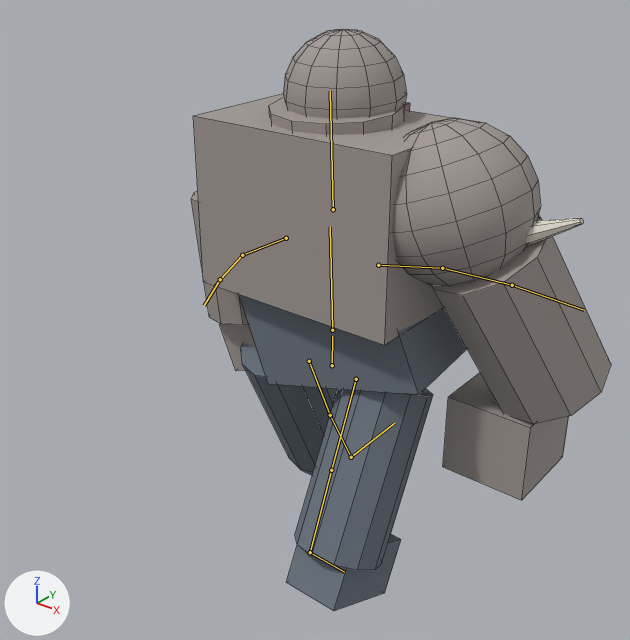
What one commit did to the FBX model Assets/Models/Characters/Zombie_Brute.fbx.
The view is the same before and after, from a 50 mm camera at (1.88, -2.46, 2.56) aimed at (0.08, -0.22, 1.17). The lights are fixed; the arrows at lower left show +X, +Y and +Z. The older version comes first. Both versions are drawn at frame 11 of the action 'Zombie_Brute_Rig|Idle'; the numbers are the values there. The bones that bend it are drawn over the model as lines. Mesh edges are drawn as thin lines.

The first picture shows 'Zombie_Brute'.
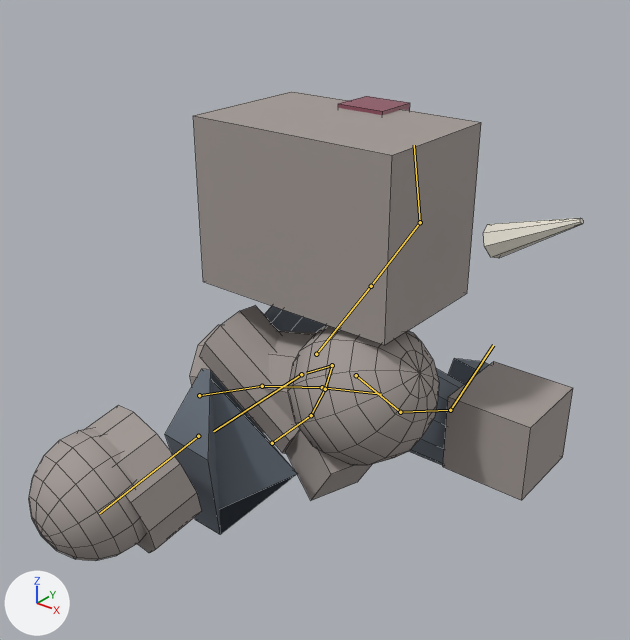
What the commit changed:
Bone 'Hips' (bone_hips) turns from (0, 0, 0) to (84, -11, 0) degrees about its own x, y and z.
Bone 'Spine' (bone_spine) turns from (3, 0, 0) to (16, 0, -2) degrees about its own x, y and z.
Bone 'Head' (bone_head) turns from (0, 0, 0) to (7, 0, 0) degrees about its own x, y and z.
Bone 'LeftUpperArm' (bone_leftupperarm) turns from (-20, 0, 0) to (-100, 0, -40) degrees about its own x, y and z.
Bone 'RightUpperArm' (bone_rightupperarm) turns from (20, 0, 0) to (-100, 0, 40) degrees about its own x, y and z.
Bone 'LeftUpperLeg' (bone_leftupperleg) turns from (25, 0, 0) to (40, 0, 0) degrees about its own x, y and z.
Bone 'RightUpperLeg' (bone_rightupperleg) turns from (-25, 0, 0) to (-40, 0, 0) degrees about its own x, y and z.
Bone 'RightLowerLeg' (bone_rightlowerleg) turns from (0, 0, 0) to (22, 0, 0) degrees about its own x, y and z.

Location of each change, (x1, y1, x2, y2) in pixels of the pictures (630 x 640 px):
'Zombie_Brute', posed (32% wider, 19% shorter): before (191, 29, 611, 611); after (29, 91, 583, 561)
bone 'Hips', root to tip: before (332, 365) to (332, 336); after (332, 365) to (306, 373)
bone 'Spine', root to tip: before (332, 330) to (330, 227); after (301, 374) to (213, 431)
bone 'Head', root to tip: before (333, 209) to (330, 91); after (198, 436) to (99, 513)
bone 'LeftUpperArm', root to tip: before (286, 238) to (242, 255); after (199, 395) to (262, 386)
bone 'RightUpperArm', root to tip: before (378, 265) to (442, 268); after (272, 443) to (311, 415)
bone 'LeftUpperLeg', root to tip: before (309, 361) to (330, 415); after (316, 354) to (371, 286)
bone 'RightUpperLeg', root to tip: before (356, 379) to (331, 470); after (356, 375) to (400, 412)
bone 'RightLowerLeg', root to tip: before (331, 470) to (310, 552); after (400, 412) to (450, 410)
